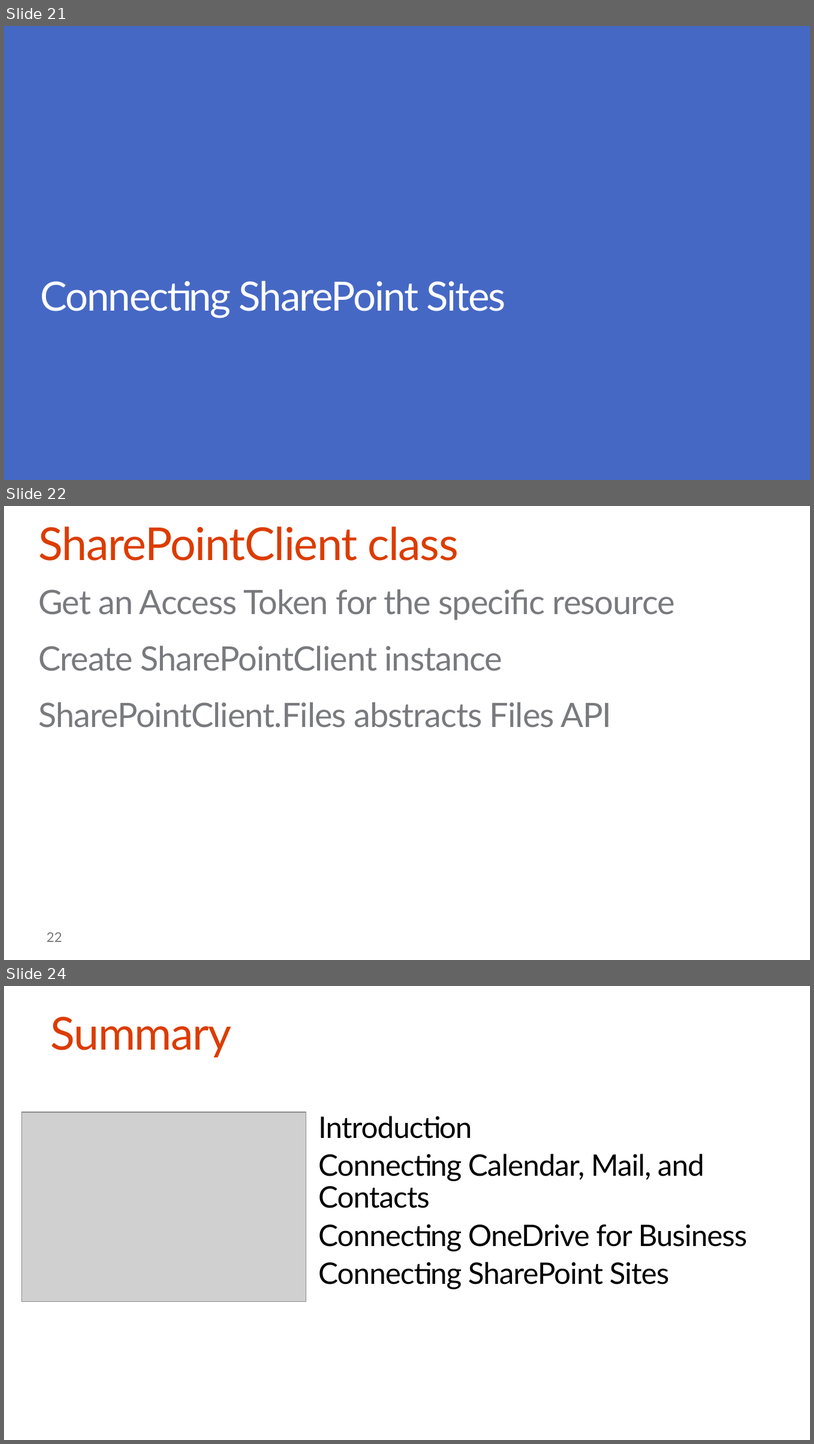
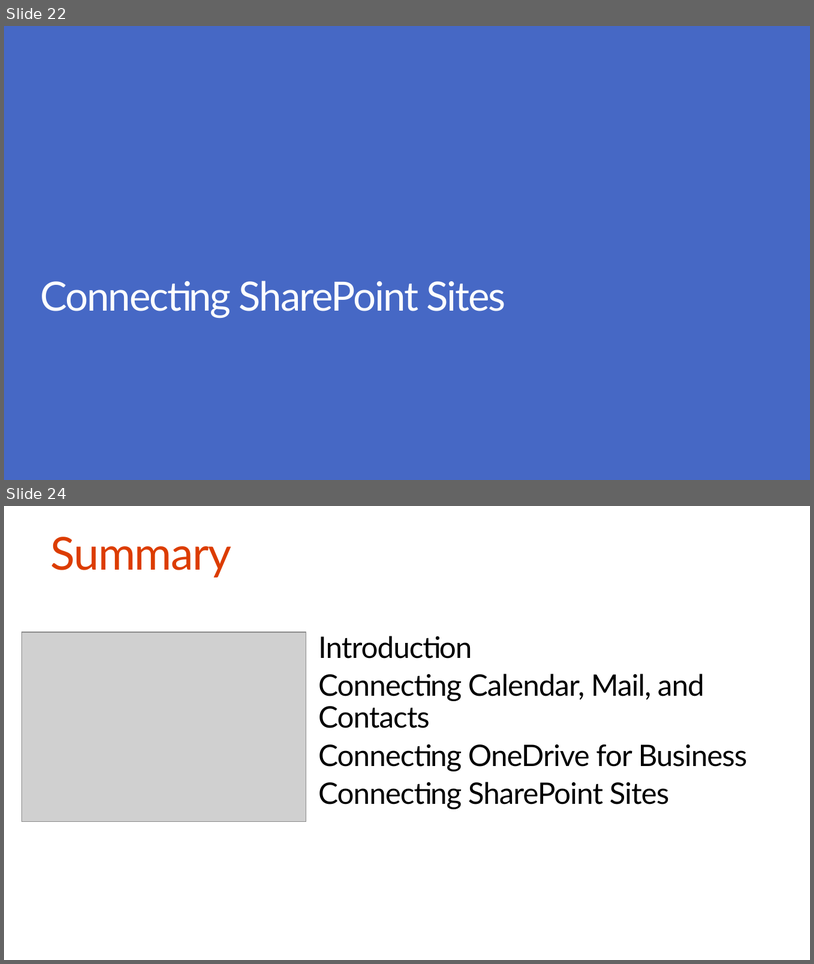
Before and after one commit to stinethebean/DevCampTraining, a slide deck: 04a.Hook into Office 365 APIs/Hook into Office 365 APIs.pptx. Shown one above the other, each under a label of ours: slides 21, 22 and 24 before the commit, slides 22 and 24 after it; the slides between them are not shown. The pictures are 814x1444 and 814x964 pixels, drawn with LibreOffice and Linux fonts; fonts in the diff are those of the drawing; grey boxes stand for pictures; background and template pictures are left out. Boxes give left, top, right and bottom in pixels: in the first picture for what was removed or moved away, otherwise in the second. Text is boxed around its words. In the diff, an @@ line names an element or a change of style, - is before the commit and + after.

```diff
--- a/04a.Hook into Office 365 APIs/Hook into Office 365 APIs.pptx
+++ b/04a.Hook into Office 365 APIs/Hook into Office 365 APIs.pptx
@@ slide 22 removed at box(4, 506, 810, 960), background #FFFFFF @@
@@ title removed at box(38, 526, 458, 561) @@
-SharePointClient class
@@ text removed at box(38, 589, 675, 727) @@
-Get an Access Token for the specific resource
-Create SharePointClient instance
-SharePointClient.Files abstracts Files API
@@ page number removed at box(47, 932, 62, 942) @@
-22
@@ what was slide 21 is now slide 22 @@
```
Also in this commit, not shown: 3 slides changed, 2 slides added, 1 other slide removed.
